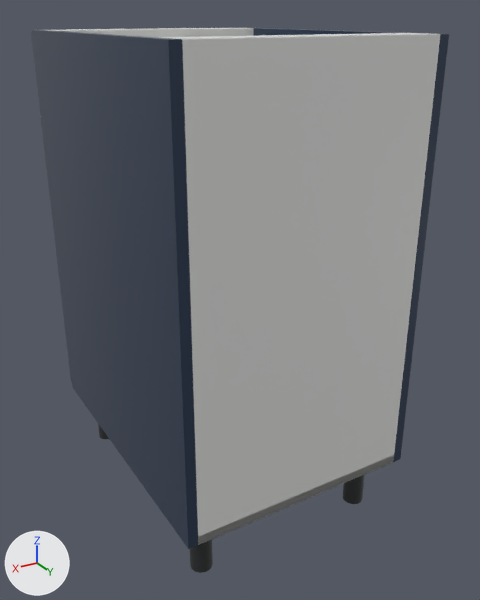
What one commit did to the glTF model storefront/public/cabinet-inventory/models/oppein-pb-bss-btc18.glb.
The view is the same before and after, from a 50 mm lens placed at (0.811, 0.75, 0.903), pointed at (0.201, -0.266, 0.395). Every picture has the same lights, and +X, +Y and +Z are marked at lower left. The picture after the commit comes second. Where no turn or scale is listed for an object, it has been applied to the vertices.

In view in the first picture: 'Cabinet back', 'Cabinet bottom', 'Cabinet side', 'Cabinet side.001', 'Top support rail.001' and 6 more.
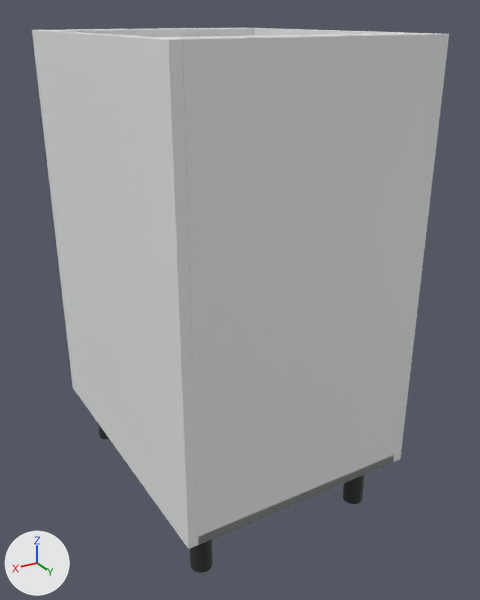
Edits to the bpy script that builds the scene:
```text
Add mat_white_cabinet_carcass:
    mat_white_cabinet_carcass = principled_material('White cabinet carcass')
    mat_white_cabinet_carcass.base_color = (0.82, 0.83, 0.835)  # white #eaebec
    mat_white_cabinet_carcass.roughness = 0.48
Change me_cube:
    where me_cube.from_pydata(...)  # 56 vertices, 108 faces; spans x -0.009..0.009, y -0.293..0.293, z -0.381..0.381
    remove me_cube.materials.append(mat_supplier_finish___blue_single_shaker)  # dark blue #24364f
    add me_cube.materials.append(mat_white_cabinet_carcass)  # white #eaebec
Change me_cube_001:
    where me_cube_001.from_pydata(...)  # 56 vertices, 108 faces; spans x -0.009..0.009, y -0.293..0.293, z -0.381..0.381
    remove me_cube_001.materials.append(mat_supplier_finish___blue_single_shaker)  # dark blue #24364f
    add me_cube_001.materials.append(mat_white_cabinet_carcass)  # white #eaebec
```

Where the change shows, as pixel boxes [x1, y1, x2, y2] in the pictures (480 x 600 px):
'Cabinet side.001', recoloured (dark blue to white): [32, 30, 198, 549] in both
'Cabinet side', recoloured: [253, 28, 449, 462] in both
